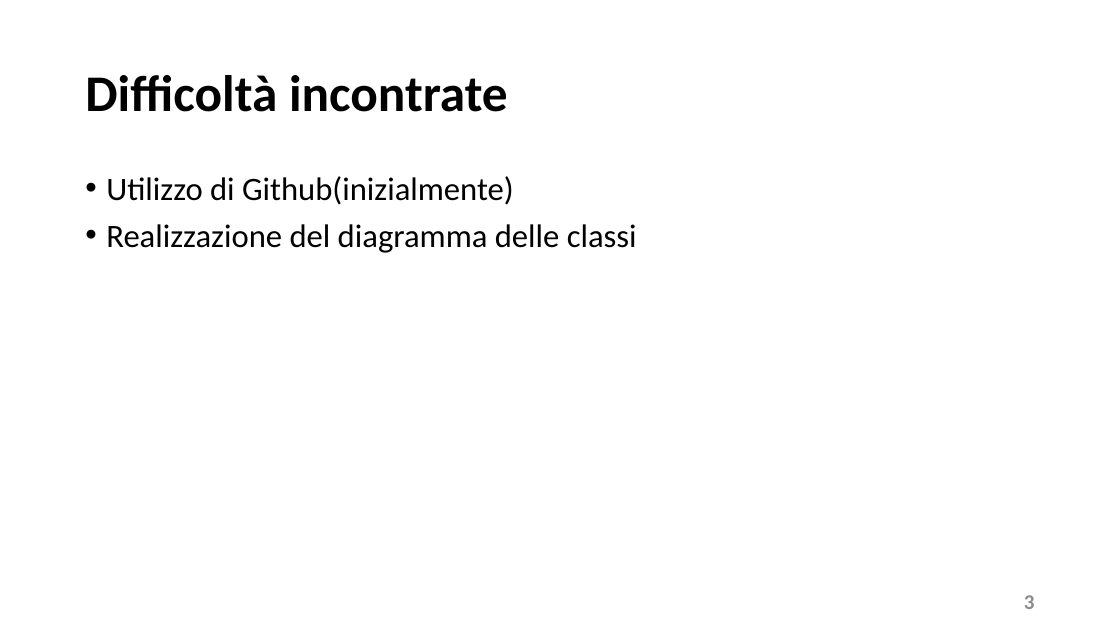
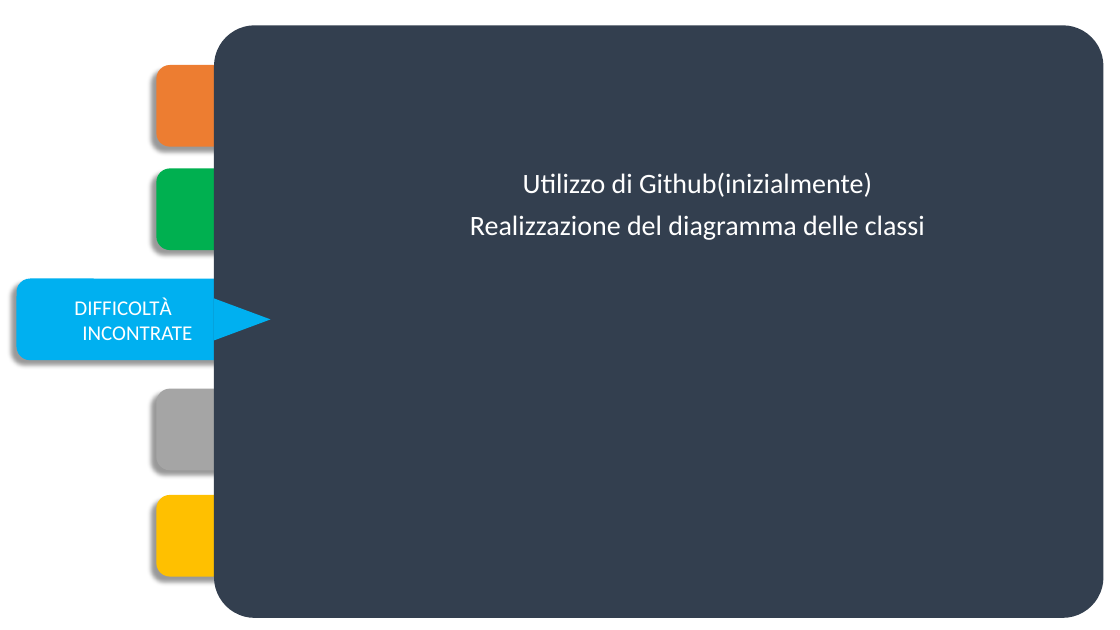
Before and after one commit to FilippoBolis/MED_Progetto_Ing_Software_23_24, a slide deck: slide 3 of MED/doc/Presentazione M.E.D.pptx. Drawn at 1120x630 pixels with LibreOffice and Linux fonts; fonts in the diff are those of the drawing. Boxes give left, top, right and bottom in pixels: in the first picture for what was removed or moved away, otherwise in the second. Text is boxed around its words. In the diff, an @@ line names an element or a change of style, - is before the commit and + after.

```diff
--- a/MED/doc/Presentazione M.E.D.pptx
+++ b/MED/doc/Presentazione M.E.D.pptx
@@ rounded rectangle added at <box>214,25,1104,618</box>, fill #333F50 @@
@@ rounded rectangle added at <box>156,65,398,146</box>, fill #ED7D31, 18 pt, text #FFFFFF @@
+INTRODUZIONE
@@ rounded rectangle added at <box>156,169,398,250</box>, fill #00B050 @@
@@ text "Utilizzo di Github(inizialmente)": place and size @@
-text "Utilizzo di Github(inizialmente)" at <box>106,176,637,253</box>
+text "Utilizzo di Github(inizialmente)" at <box>470,172,925,240</box>
@@ text "Utilizzo di Github(inizialmente)" at <box>470,172,925,240</box>: size 28 to 24 pt, text colour #000000 to #FFFFFF; alignment left to centre; bullet • to none @@
@@ rounded rectangle "DIFFICOLTÀ INCONTRATE": place and size @@
-rounded rectangle "DIFFICOLTÀ INCONTRATE" at <box>85,75,508,112</box>
+rounded rectangle "DIFFICOLTÀ INCONTRATE" at <box>17,279,259,360</box>
@@ rounded rectangle "DIFFICOLTÀ INCONTRATE" at <box>17,279,259,360</box>: fill none to #00B0F0; shadow on @@
@@ text in rounded rectangle at <box>74,297,192,340</box>: text changed; size 44 to 18 pt; text colour #000000 to #FFFFFF; bold off @@
-Difficoltà incontrate
+DIFFICOLTÀ INCONTRATE
@@ triangle added at <box>214,299,270,341</box>, fill #00B0F0 @@
@@ rounded rectangle added at <box>156,389,398,471</box>, fill #A5A5A5 @@
@@ rounded rectangle added at <box>156,495,398,576</box>, fill #FFC000 @@
@@ page number removed at <box>1024,595,1035,609</box> @@
-3
```
Also in this commit, not shown: 12 other slides changed.
